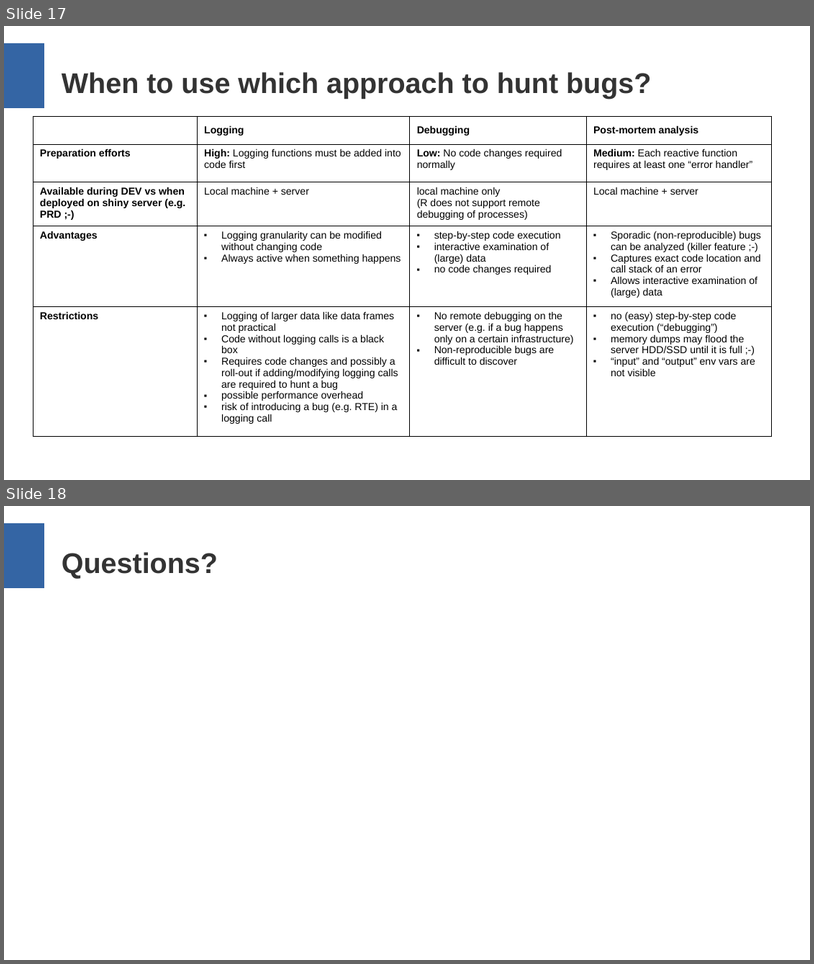
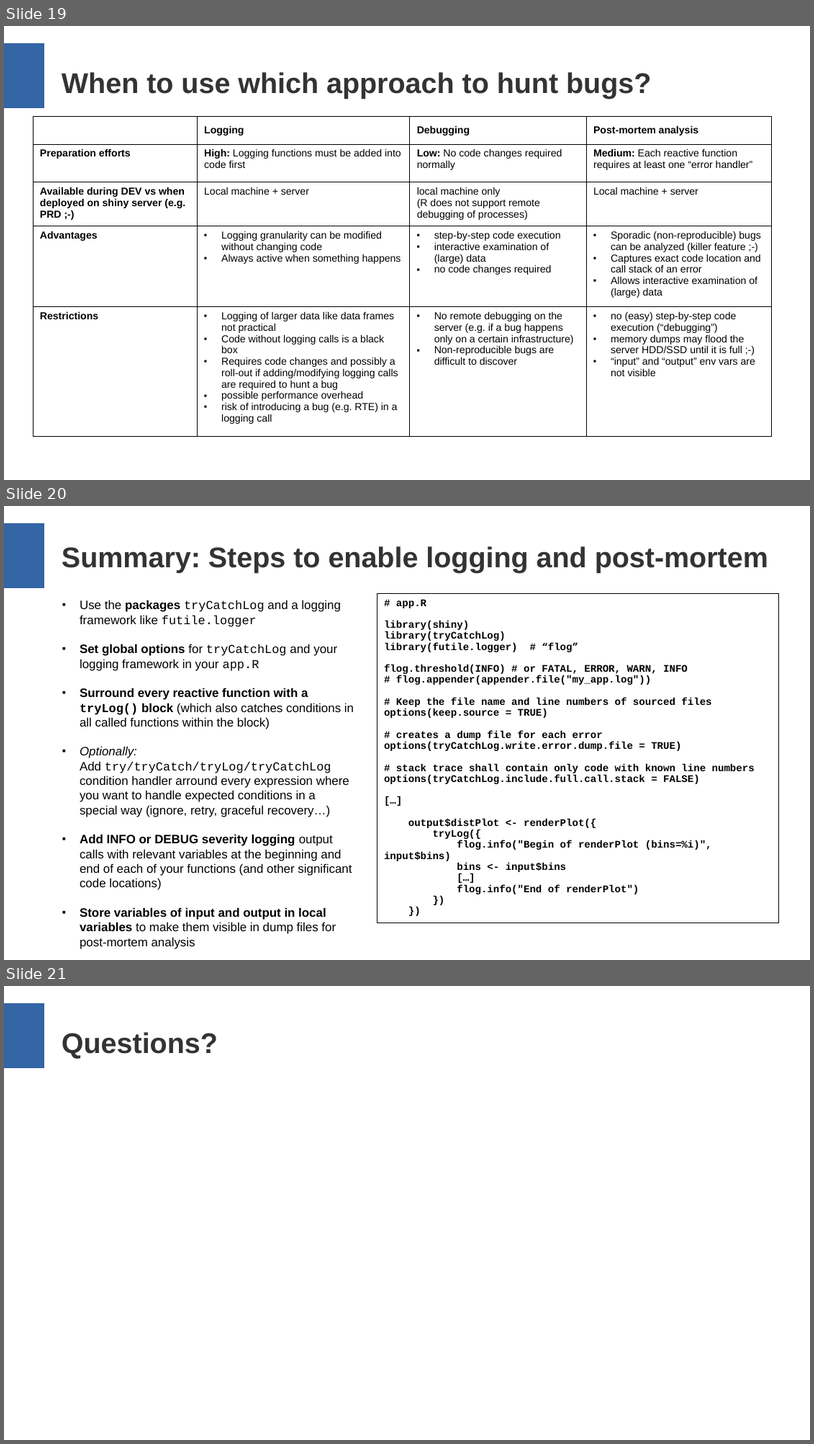
Before and after one commit to aryoda/R_shiny_post_mortem_analysis_training, a slide deck: Training slides.odp. Shown one above the other, each under a label of ours: slides 17 and 18 before the commit, slides 19, 20 and 21 after it. The pictures are 814x964 and 814x1444 pixels, drawn with LibreOffice and Linux fonts; fonts in the diff are those of the drawing. Boxes give left, top, right and bottom in pixels: in the first picture for what was removed or moved away, otherwise in the second. Text is boxed around its words. In the diff, an @@ line names an element or a change of style, - is before the commit and + after.

Commit message:
Finalize slides (release candidate)
* typos
* clearer motivation
* final summary with best practices in one single slide

```diff
--- a/Training slides.odp
+++ b/Training slides.odp
@@ slide 20 added at <box>4,506,810,960</box>, background #FFFFFF; not listed: 1 template element that a slide beside it also shows @@
@@ title added at <box>62,546,769,573</box>, 28 pt, text #333333, bold @@
+Summary: Steps to enable logging and post-mortem
@@ text added at <box>80,600,354,934</box>, 12 pt, text #000000 @@
+■ Use the packages tryCatchLog and a logging framework like futile.logger
+■ Set global options for tryCatchLog and your logging framework in your app.R
+■ Surround every reactive function with a tryLog() block (which also catches conditions in all called functions within the block)
+■ Optionally:
+  Add try/tryCatch/tryLog/tryCatchLog condition handler arround every expression where you want to handle expected conditions in a special way (ignore, retry, graceful recovery…)
+■ Add INFO or DEBUG severity logging output calls with relevant variables at the beginning and end of each of your functions (and other significant code locations)
+■ Store variables of input and output in local variables to make them visible in dump files for post-mortem analysis
@@ rectangle added at <box>377,594,779,923</box>, outline #000000 0 pt, 10 pt, text #000000, bold @@
+# app.R
+library(shiny)
+library(tryCatchLog)
+library(futile.logger) # “flog”
+flog.threshold(INFO) # or FATAL, ERROR, WARN, INFO
+# flog.appender(appender.file("my_app.log"))
+# Keep the file name and line numbers of sourced files
+options(keep.source = TRUE)
+# creates a dump file for each error
+options(tryCatchLog.write.error.dump.file = TRUE)
+# stack trace shall contain only code with known line numbers
+options(tryCatchLog.include.full.call.stack = FALSE)
+[…]
+output$distPlot <- renderPlot({
+tryLog({
+flog.info("Begin of renderPlot (bins=%i)", input$bins)
+bins <- input$bins
+[…]
+flog.info("End of renderPlot")
+})
+})
@@ what was slide 17 is now slide 19 @@
@@ what was slide 18 is now slide 21 @@
```
Also in this commit, not shown: 5 slides changed, 2 other slides added.
